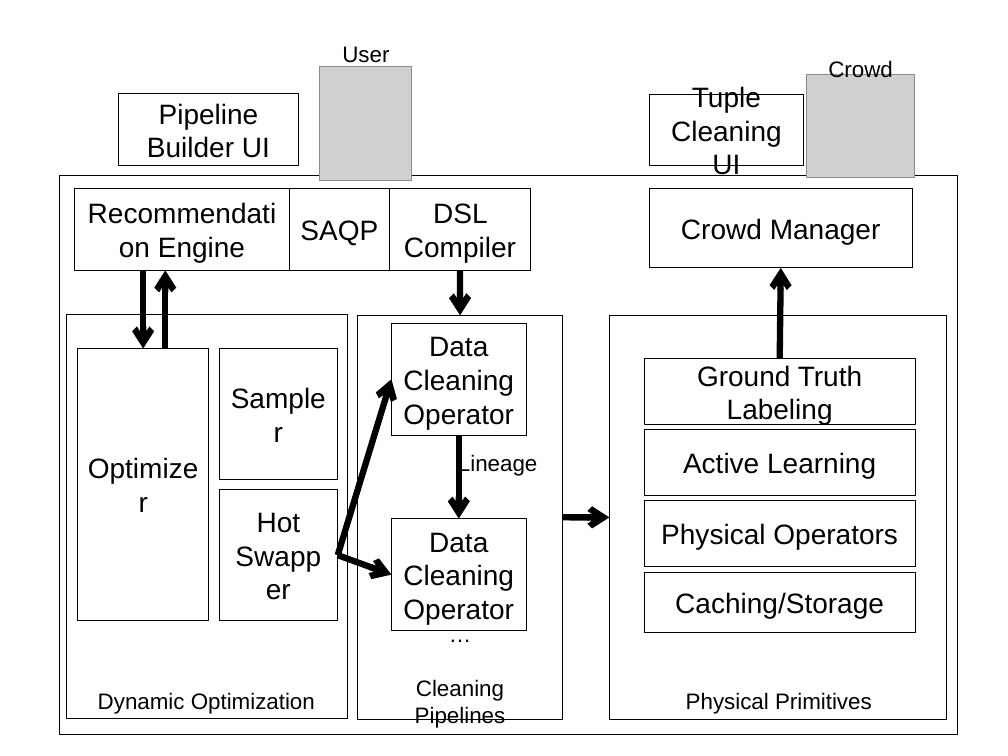
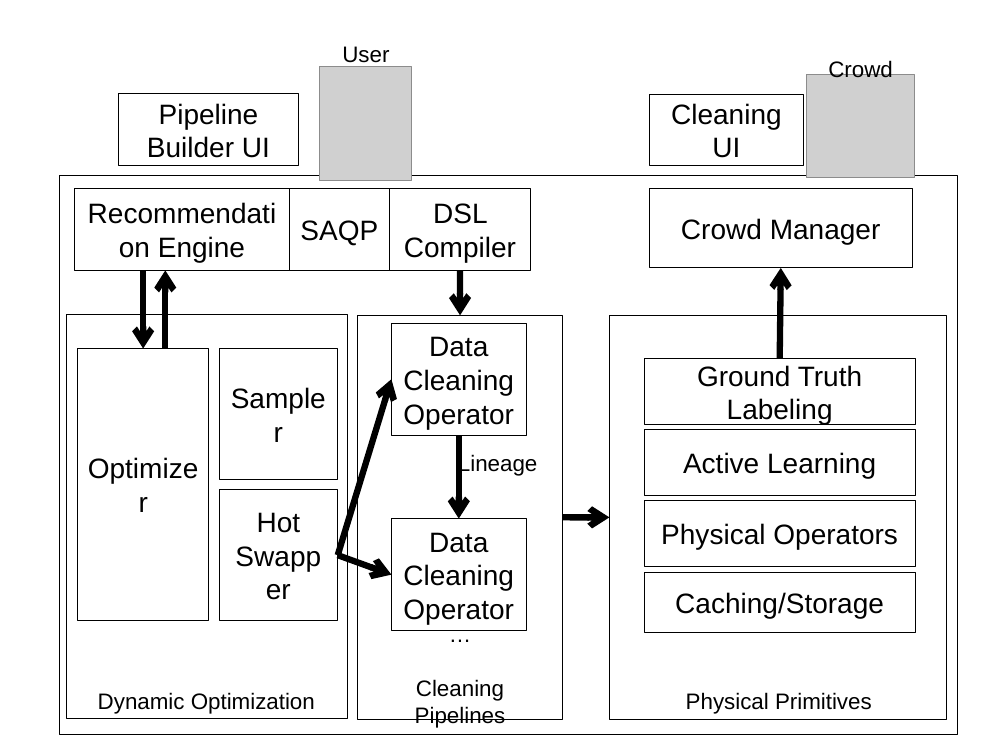
Before and after one commit to sjyk/vldb15-demo, a slide deck: slide 1 of figs/figs.pptx. Drawn at 1008x756 pixels with LibreOffice and Linux fonts; fonts in the diff are those of the drawing; grey boxes stand for pictures. Boxes give left, top, right and bottom in pixels: in the first picture for what was removed or moved away, otherwise in the second. Text is boxed around its words. In the diff, an @@ line names an element or a change of style, - is before the commit and + after.

```diff
--- a/figs/figs.pptx
+++ b/figs/figs.pptx
@@ text in rectangle at [671, 103, 782, 158]: text changed @@
-Tuple Cleaning UI
+Cleaning UI
```
Also in this commit, not shown: 2 slides added, 2 other files.
